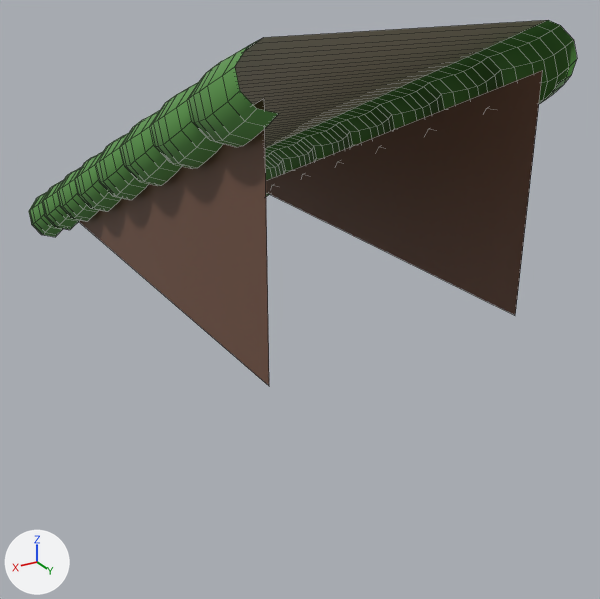
Before and after pictures for a commit that changed the FBX model MagnetiBots/Assets/Art Assets/3D Models/Models/Tileable Ground/ForestTile_RampB.fbx.
Rendered twice from a 50 mm camera at (1.84, 1.73, 0.2) aimed at (0.31, -0.83, -1.08). Lighting does not change. The marker at lower left points along +X, +Y and +Z. The first picture is the older version. Mesh edges are drawn as thin lines. Where no turn or scale is listed for an object, it has been applied to the vertices.

Objects in the first picture: 'ForestTile_RampB2'.
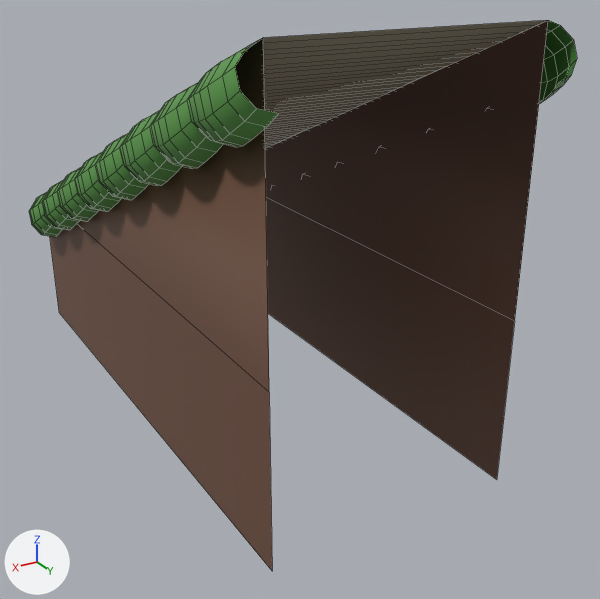
Commit message: ramp 3

Where the newer file only moved an object's origin or applied its transform, the numbers keep the older frame.

Boxes [x1, y1, x2, y2] around the edits, measured in the pictures (600 x 599 px):
```json
{"object": "ForestTile_RampB2", "change": "reshaped", "before": [29, 20, 577, 386], "after": [29, 20, 577, 571], "on screen": "50% taller"}
{"part": 1, "of": "me_mesh", "change": "built on", "after": [50, 20, 548, 571]}
```

Scene script edits in JSON lines:
```json
{"block": "me_mesh", "where": "# used by ob_foresttile_rampb2; location = (0.0, 0.0, 0.0)"}
{"op": "remove", "block": "me_mesh", "code": "me_mesh.from_pydata(...)  # 594 vertices, 530 faces; spans x -0.11..1.01, y -2.22..0.07, z -1.08..0.0"}
{"op": "add", "block": "me_mesh", "code": "me_mesh.from_pydata(...)  # 596 vertices, 532 faces; spans x -0.11..1.01, y -2.22..0.07, z -1.53..0.0"}
{"block": "me_mesh", "change": "me_mesh part 1"}
{"block": "me_mesh", "change": "3 faces are deleted"}
{"block": "me_mesh", "change": "8 vertices are added at x 0.0..0.9, y -2.22..0.0, z -1.53..-0.92"}
{"block": "me_mesh", "change": "4 new faces join them, mat_mat_foresttilewall (brown #725141)"}
{"block": "me_mesh", "change": "2 new faces join them, mat_mat_foresttileoverhang (green #5a9849)"}
{"block": "me_mesh", "change": "1 new face joins them, mat_mat_foresttilefloor (beige #b7ae96)"}
{"block": "me_mesh", "change": "other edits to the shape of me_mesh do not show in these pictures"}
```
